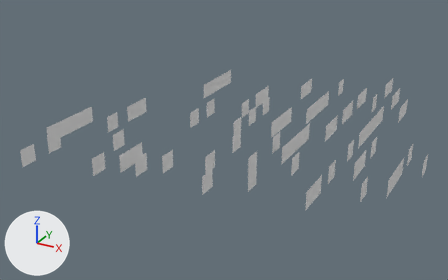
An edit to the OBJ model FinalProject/models/Wall/WallEast.obj, drawn before and after from the same camera.
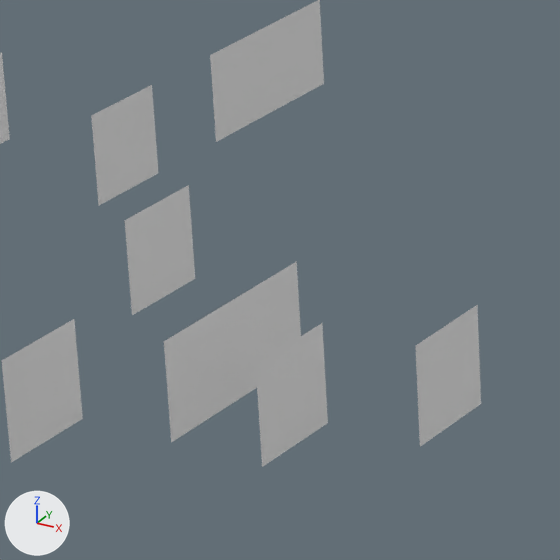
The first picture shows the older version from a 50 mm lens placed at (21.4, -34.5, 14.7), pointed at (4.5, -3.9, -0.6). The close-ups show both versions on the part from 20% to 42% of the width and 35% to 69% of the height of that picture; other places that the commit changed are outside them. Lighting does not change. The marker at lower left points along +X, +Y and +Z. Where no turn or scale is listed for an object, it has been applied to the vertices. Vertices at the same position are counted once.

Names of what the first close-up shows: 'WallE_Plane.602'.
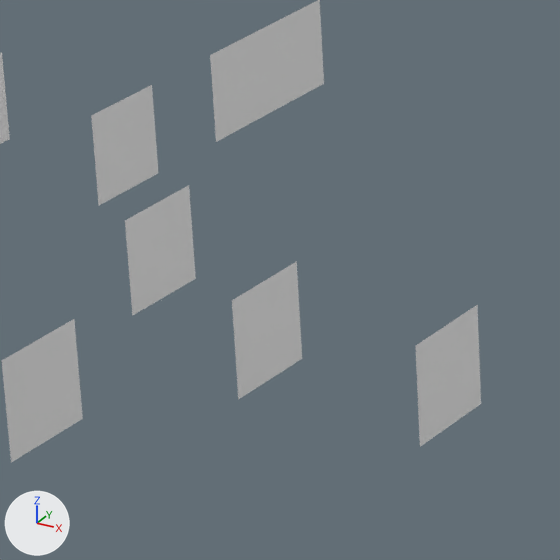
Changed parts and their boxes [x1, y1, x2, y2] in the close-ups (560 x 560 px):
'WallE_Plane.602', reshaped: before [0, 0, 481, 467]; after [0, 0, 481, 462]
part 1 of me_walle_plane_602, deleted: before [256, 323, 328, 467]
part 2 of me_walle_plane_602, deleted: before [164, 301, 238, 442]

Patch to the scene script:
```diff
--- a/FinalProject/models/Wall/WallEast.obj.py
+++ b/FinalProject/models/Wall/WallEast.obj.py
@@ me_walle_plane_602 @@
 me_walle_plane_602.from_pydata(...)  # 261 vertices, 79 faces; spans x -3.5..16.5, y -13.5..8.5, z -1.0..1.0
 # used by ob_walle_plane_602; location = (0.0, 0.0, 0.0)
 # verts and faces of me_walle_plane_602; kept vertices keep their numbers, new ones are numbered from 261
 # before: 84 (2.5, -10.5, 0.0) at pixel (238, 399), 86 (2.5, -10.5, 1.0) at pixel (231, 300), 87 (2.5, -11.5, 0.0) at pixel (171, 442), 88 (2.5, -11.5, 1.0) at pixel (163, 341)
+# me_walle_plane_602 part 1: the loose piece of 4 vertices spanning x 3.5, y -11.5..-10.5, z 0.0..1.0 is deleted
+# me_walle_plane_602 part 2
+delete_vertices([87, 88])  # with the faces that use them
 me_walle_plane_602.materials.append(mat_material_003)
```
